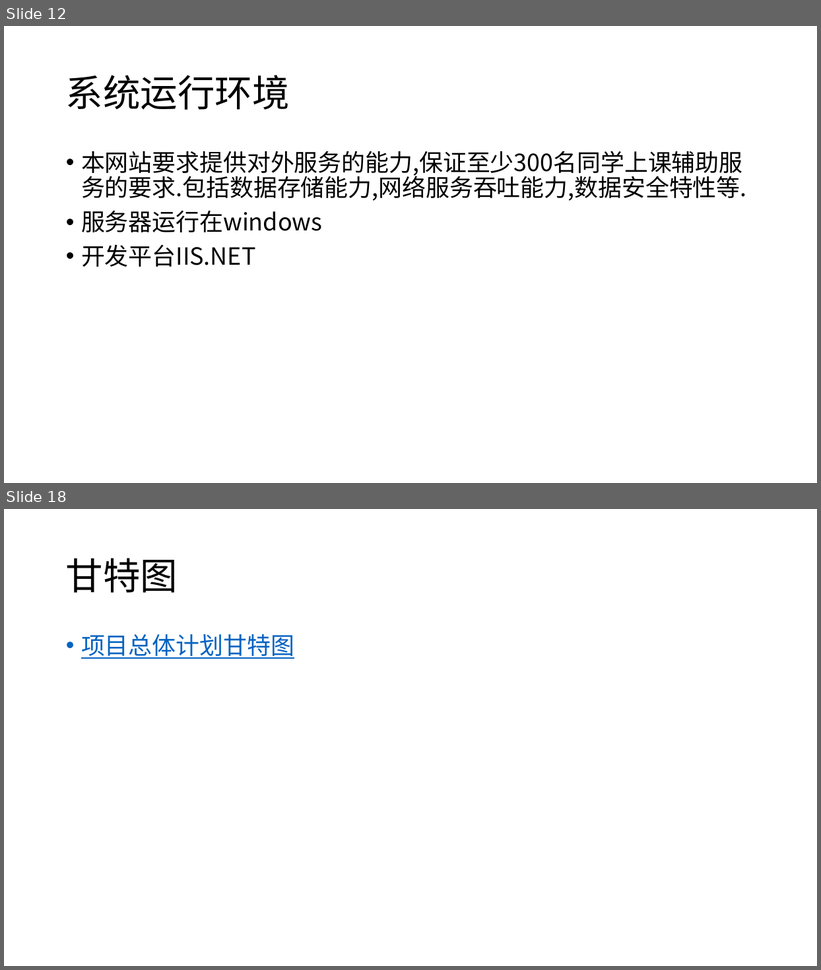
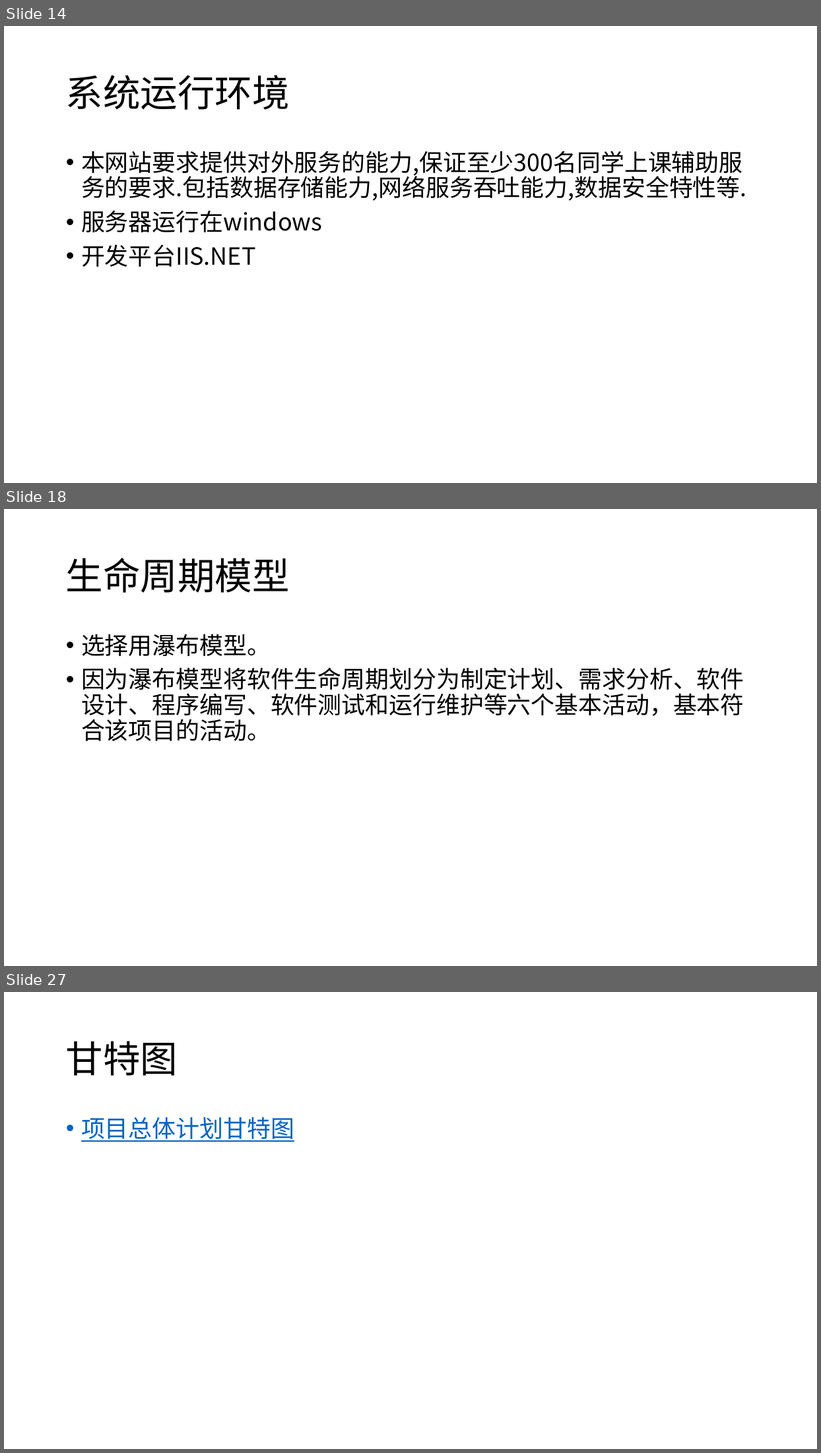
Before and after one commit to twn422/PRD2017, a slide deck: PRD-2017-G24/STW/受控文件/分析设计/项目总体计划/总体项目计划.pptx. Shown one above the other, each under a label of ours: slides 12 and 18 before the commit, slides 14, 18 and 27 after it; the slides between them are not shown. The pictures are 821x970 and 821x1453 pixels, drawn with LibreOffice and Linux fonts; fonts in the diff are those of the drawing. Boxes give left, top, right and bottom in pixels: in the first picture for what was removed or moved away, otherwise in the second. Text is boxed around its words. In the diff, an @@ line names an element or a change of style, - is before the commit and + after.

Commit message:
总体项目计划正式版

```diff
--- a/PRD-2017-G24/STW/受控文件/分析设计/项目总体计划/总体项目计划.pptx
+++ b/PRD-2017-G24/STW/受控文件/分析设计/项目总体计划/总体项目计划.pptx
@@ slide 18 added at (4, 509, 817, 966), background #FFFFFF @@
@@ title added at (66, 558, 290, 593), 44 pt, text #000000 @@
+生命周期模型
@@ text added at (81, 634, 745, 741), 28 pt, text #000000 @@
+• 选择用瀑布模型。
+• 因为瀑布模型将软件生命周期划分为制定计划、需求分析、软件设计、程序编写、软件测试和运行维护等六个基本活动，基本符合该项目的活动。
@@ what was slide 12 is now slide 14 @@
@@ what was slide 18 is now slide 27 @@
```
Also in this commit, not shown: 9 slides changed, 12 other slides added, 1 slide removed, 6 other files.
